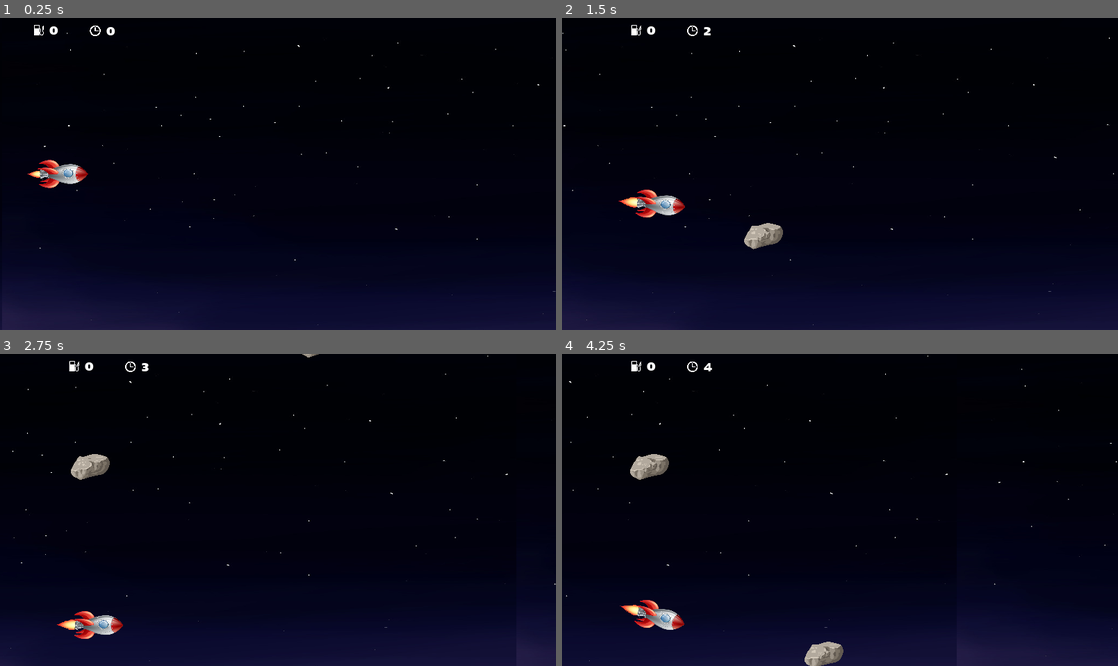
Above: before the commit, frames 1-4 (two rows, left to right).
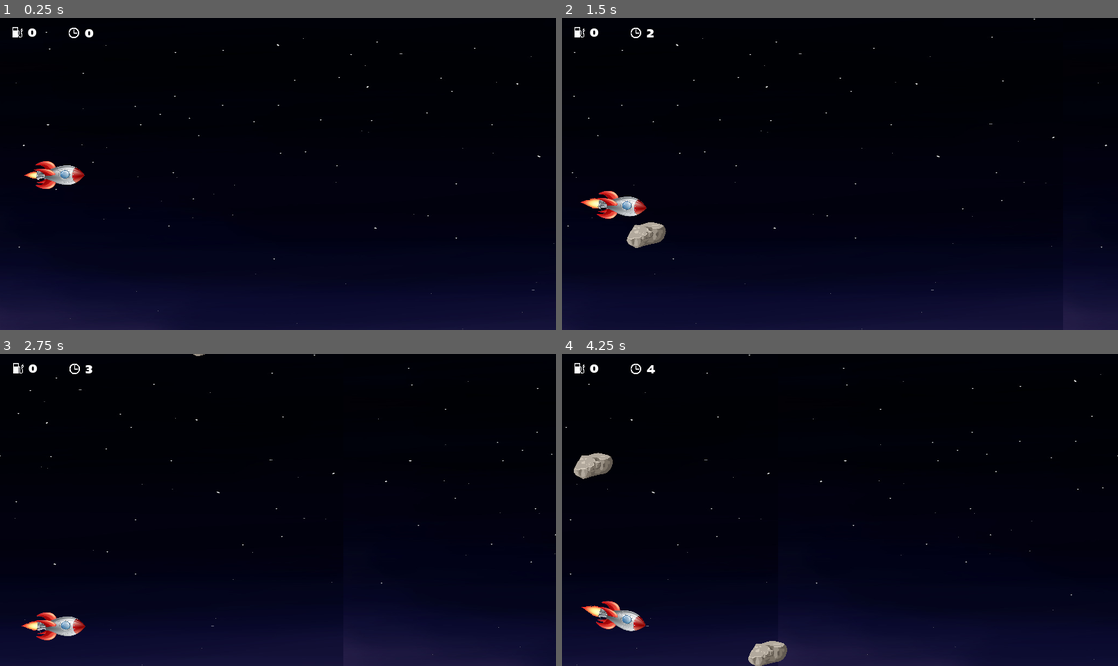
Above: after the commit, the same moments.

Repository: MuskalaMarcin/RocketZero
Game: Godot game, scene res://Main.tscn
Two runs of this game, one before a commit and one after it. Both use one fixed random seed, a clock stepped at 60 frames per second and the inputs below.
Inputs:
- Up to frame 1 (0.25 s): no input
- Up to frame 2 (1.5 s): hold Right (ui_right) 0.53-1.28 s; hold Down (ui_down) from 1.28 s (still down)
- Up to frame 3 (2.75 s): release Down (ui_down) at 2.03 s; hold Right (ui_right) from 2.03 s (still down)
- Up to frame 4 (4.25 s): release Right (ui_right) at 2.78 s; hold Up (ui_up) 2.78-3.53 s; hold Down (ui_down) from 3.53 s (still down)

The runs differ from the first frame. In frame 1, 0.9% of the frame differs, in the area x 2-100%, y 2-100%; in frame 2, 2.2%; in frame 3, 1.8%; in frame 4, 3.1%, in the area x 0-100%, y 0-100%.

Commit message:
speeding up rocket

Diff:
--- a/Main.tscn
+++ b/Main.tscn
@@ -47,39 +47,43 @@
 
 [node name="RocketScene" parent="MovingObjects" index="0" instance=ExtResource( 3 )]
 
-position = Vector2( 101.809, 381.224 )
+position = Vector2( 144.703, 386.33 )
 z_as_relative = false
 
 [node name="TimerScene" parent="MovingObjects" index="1" instance=ExtResource( 4 )]
 
+position = Vector2( 12.3779, 7.64661 )
 _sections_unfolded = [ "Transform" ]
 
 [node name="FuelGauge" parent="MovingObjects" index="2" instance=ExtResource( 5 )]
+
+position = Vector2( -1.27441, 7.64661 )
 
 [node name="RocksScene" parent="MovingObjects" index="3" instance=ExtResource( 6 )]
 
 [node name="Camera2D" type="Camera2D" parent="MovingObjects" index="4"]
 
-position = Vector2( 681.745, 380.641 )
+position = Vector2( 685.089, 382.977 )
 anchor_mode = 1
 rotating = false
 current = true
 zoom = Vector2( 1, 1 )
-limit_left = -10000000
+limit_left = 0
 limit_top = -10000000
-limit_right = 10000000
+limit_right = 2147483647
 limit_bottom = 10000000
 limit_smoothed = false
-drag_margin_h_enabled = true
+drag_margin_h_enabled = false
 drag_margin_v_enabled = true
-smoothing_enabled = false
-smoothing_speed = 5.0
+smoothing_enabled = true
+smoothing_speed = 100.0
 offset_v = 0.0
 offset_h = 0.0
-drag_margin_left = 0.2
-drag_margin_top = 0.2
-drag_margin_right = 0.2
-drag_margin_bottom = 0.2
+drag_margin_left = 0.0
+drag_margin_top = 0.0
+drag_margin_right = 0.0
+drag_margin_bottom = 0.0
 editor_draw_screen = true
 editor_draw_limits = false
 editor_draw_drag_margin = false
+_sections_unfolded = [ "Drag Margin", "Limit", "Smoothing", "Visibility" ]
--- a/MovingObjects.gd
+++ b/MovingObjects.gd
@@ -1,18 +1,14 @@
 extends Node2D
 
-const SPEED = 200
-
-func moveRight(directionX, speed, delta):
-	set_position(self.position + directionX.normalized() * speed * delta)
+const SPEED_CONST = 200
 
 func _ready():
 	pass
 
-var direction = Vector2(10,0)
-
 func _process(delta):
+	var speed = SPEED_CONST;
+	if Input.is_action_pressed("ui_right"):
+		speed *= 2
 	var directionX = Vector2()
-	directionX.x += SPEED
-	if Input.is_action_pressed("ui_right"):
-		directionX.x += SPEED * 2
-	set_position(self.position + directionX.normalized() * SPEED * delta)
+	directionX.x += speed
+	set_position(self.position + directionX.normalized() * speed * delta)
--- a/RocketScene.tscn
+++ b/RocketScene.tscn
@@ -61,7 +61,7 @@
 scale = Vector2( 0.113777, 0.113777 )
 frames = SubResource( 2 )
 animation = "default"
-frame = 2
+frame = 3
 playing = true
 _sections_unfolded = [ "Visibility" ]
 
@@ -71,7 +71,7 @@
 scale = Vector2( 0.0784136, 0.0784136 )
 frames = SubResource( 2 )
 animation = "default"
-frame = 2
+frame = 3
 playing = true
 _sections_unfolded = [ "Visibility" ]
 
